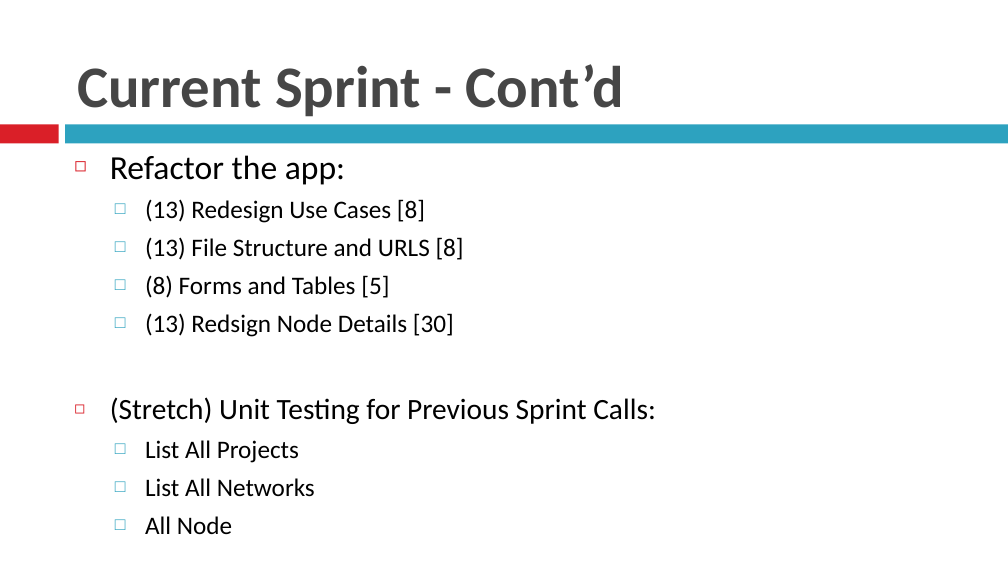
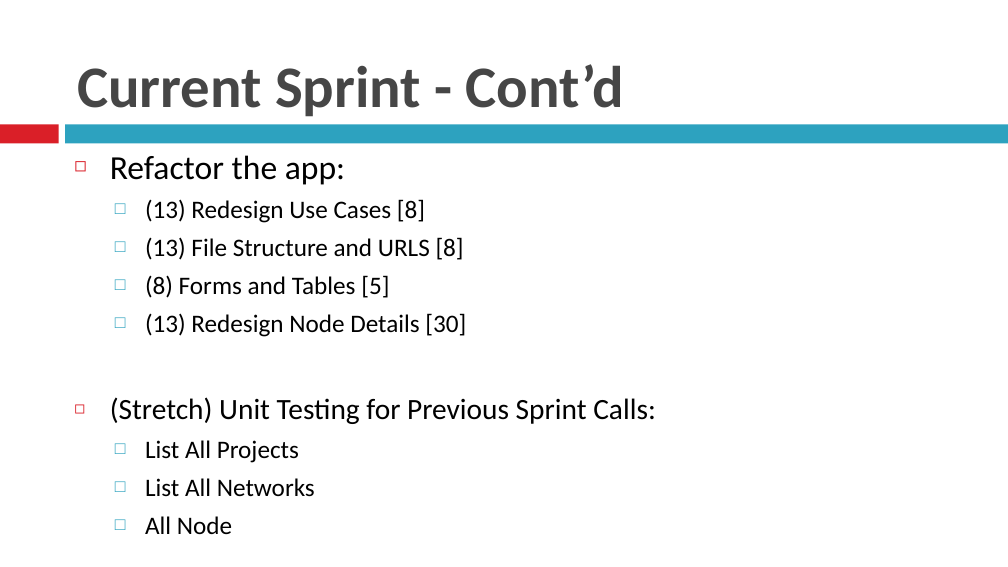
Before and after one commit to BU-EC500-SP15/moc-gui-plugins, a slide deck: slide 5 of MOCUIPlugin-Demo4.pptx. Drawn at 1008x567 pixels with LibreOffice and Linux fonts; fonts in the diff are those of the drawing. Boxes give left, top, right and bottom in pixels: in the first picture for what was removed or moved away, otherwise in the second. Text is boxed around its words. In the diff, an @@ line names an element or a change of style, - is before the commit and + after.

```diff
--- a/MOCUIPlugin-Demo4.pptx
+++ b/MOCUIPlugin-Demo4.pptx
@@ text at [145, 313, 466, 337]: text changed @@
-  □ (13) Redsign Node Details [30]
+  □ (13) Redesign Node Details [30]
```
Also in this commit, not shown: 1 other slide changed.
